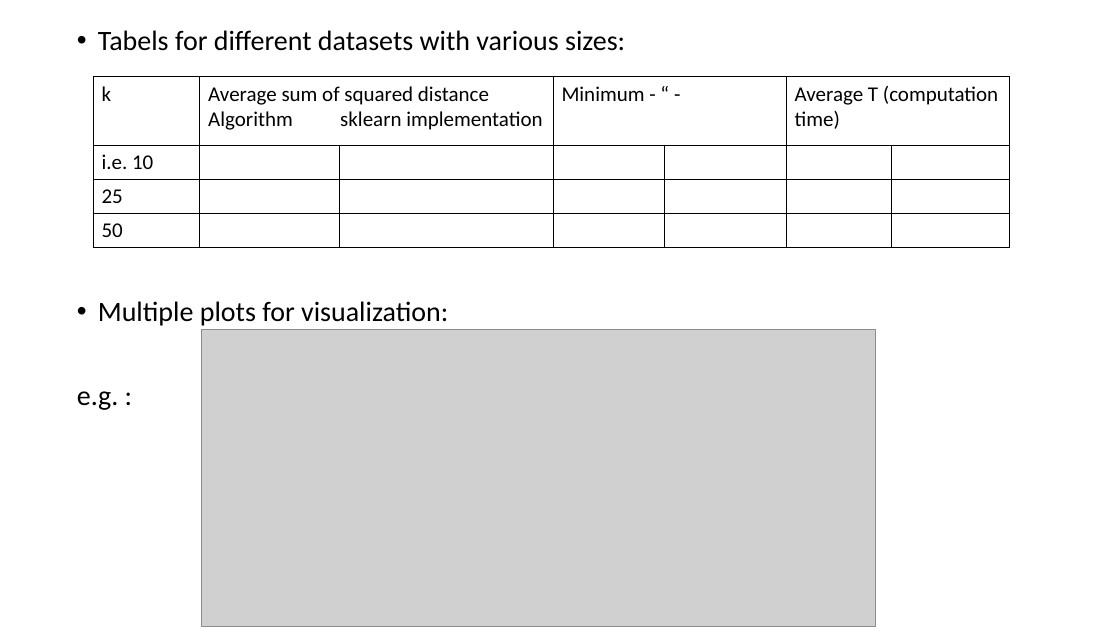
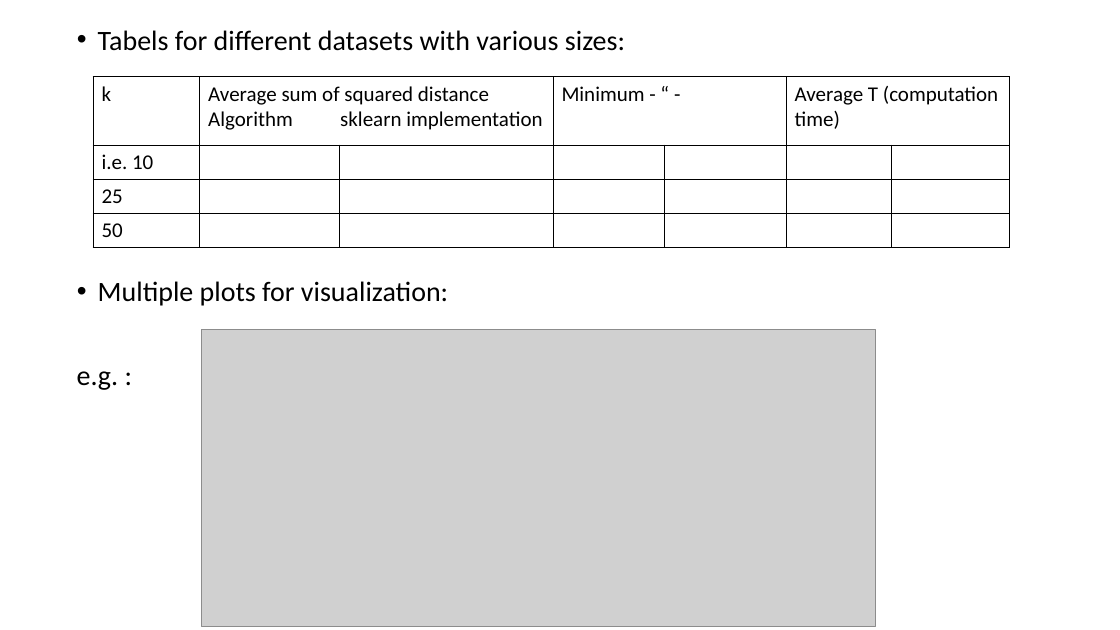
Before and after one commit to datascience-mobi/group-01-project-4-1, a slide deck: slide 5 of K-means clustering.pptx. Drawn at 1120x630 pixels with LibreOffice and Linux fonts; fonts in the diff are those of the drawing; grey boxes stand for pictures. Boxes give left, top, right and bottom in pixels: in the first picture for what was removed or moved away, otherwise in the second. Text is boxed around its words. In the diff, an @@ line names an element or a change of style, - is before the commit and + after.

```diff
--- a/K-means clustering.pptx
+++ b/K-means clustering.pptx
@@ text "Tabels for different datasets with ..." rewrapped from bbox=[77, 30, 625, 410] to bbox=[77, 30, 625, 390] @@
```
Also in this commit, not shown: 5 other slides changed, 2 slides added, 1 slide removed.
